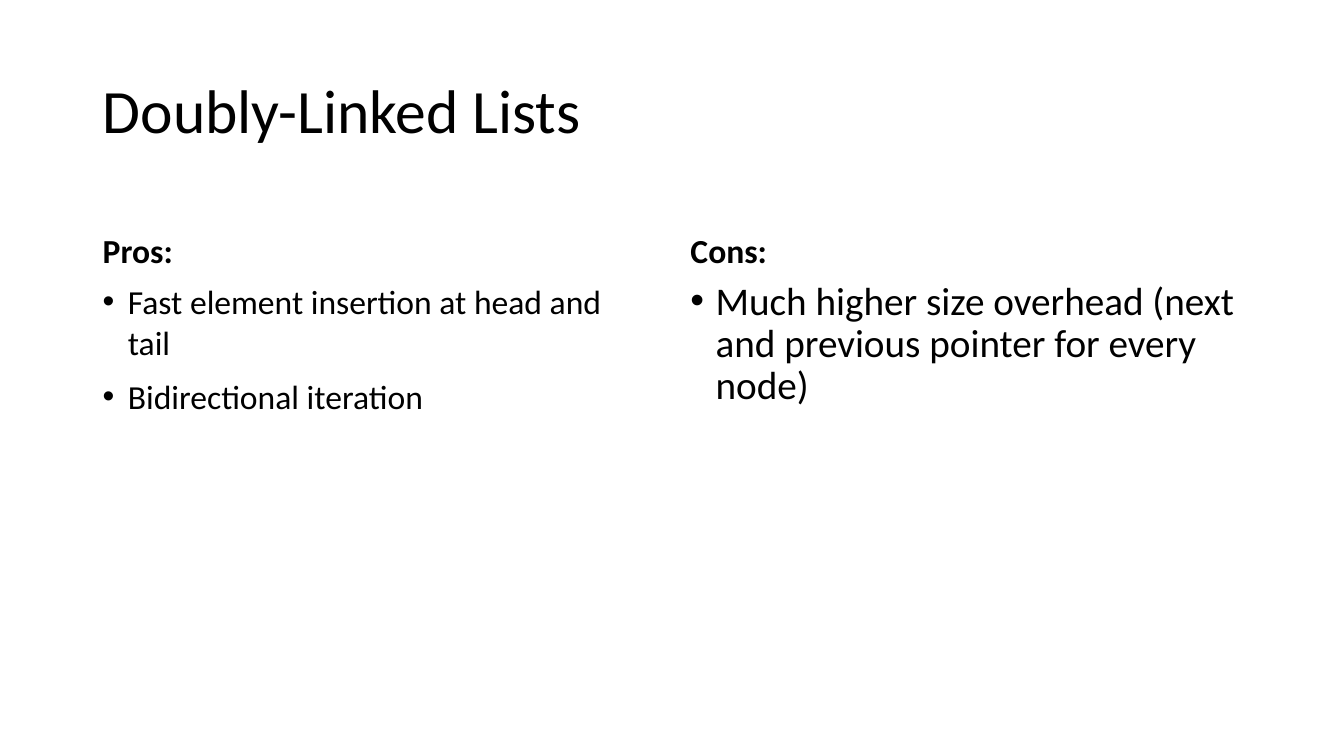
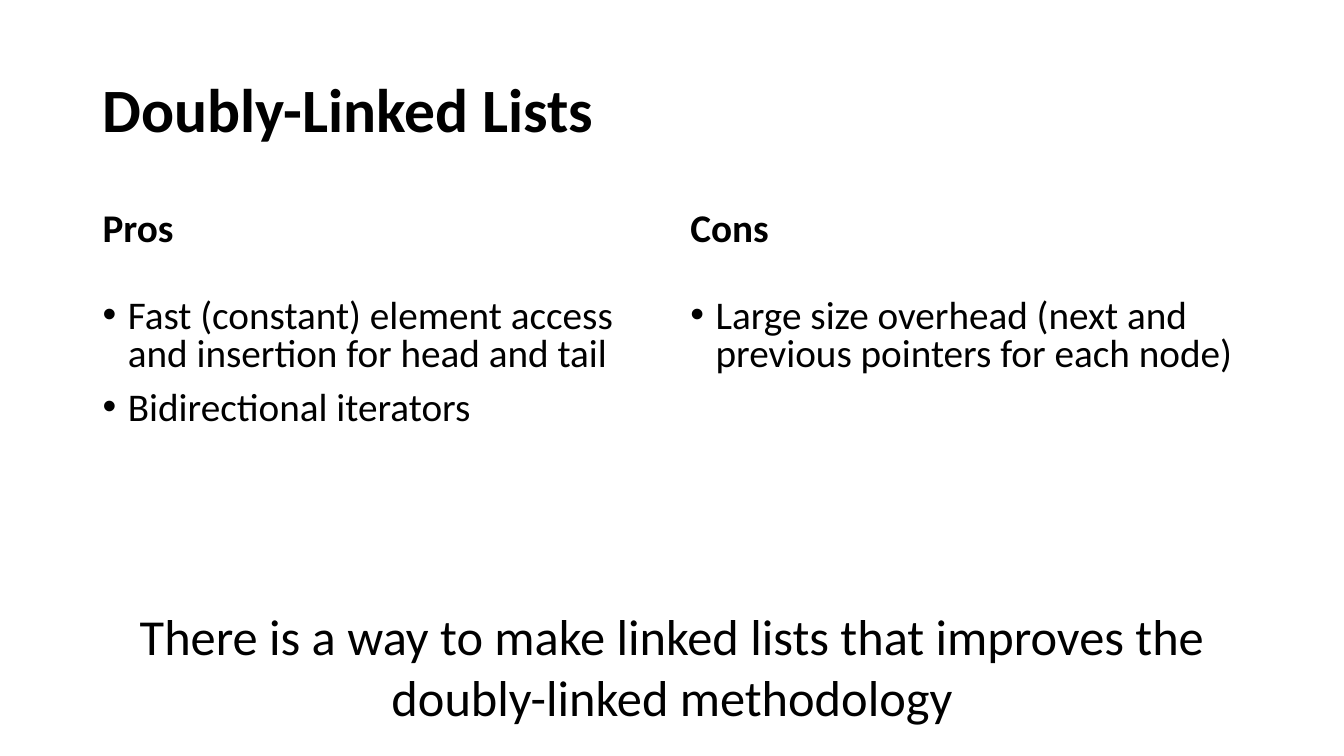
Before and after one commit to ethanatortx/AdvCompProg-Work, a slide deck: slide 2 of graphs_presentation.pptx. Drawn at 1344x756 pixels with LibreOffice and Linux fonts; fonts in the diff are those of the drawing. Boxes give left, top, right and bottom in pixels: in the first picture for what was removed or moved away, otherwise in the second. Text is boxed around its words. In the diff, an @@ line names an element or a change of style, - is before the commit and + after.

```diff
--- a/graphs_presentation.pptx
+++ b/graphs_presentation.pptx
@@ title "Doubly-Linked Lists" at [103, 88, 594, 142]: bold on @@
@@ text "Pros" at [103, 216, 174, 243]: vertical alignment bottom to middle @@
@@ text "Cons" at [690, 216, 768, 243]: vertical alignment bottom to middle @@
@@ text at [103, 216, 174, 243]: text changed; size 24 to 28 pt @@
-Pros:
+Pros
@@ text at [690, 216, 768, 243]: text changed; size 24 to 28 pt @@
-Cons:
+Cons
@@ text at [128, 300, 613, 422]: text changed; size 24 to 28 pt @@
-• Fast element insertion at head and tail
-• Bidirectional iteration
+• Fast (constant) element access and insertion for head and tail
+• Bidirectional iterators
@@ text at [716, 300, 1232, 374]: text changed @@
-• Much higher size overhead (next and previous pointer for every node)
+• Large size overhead (next and previous pointers for each node)
@@ text added at [140, 620, 1203, 725], 36 pt, text #000000 @@
+There is a way to make linked lists that improves the doubly-linked methodology
```
Also in this commit, not shown: 3 slides added, 10 other files.
